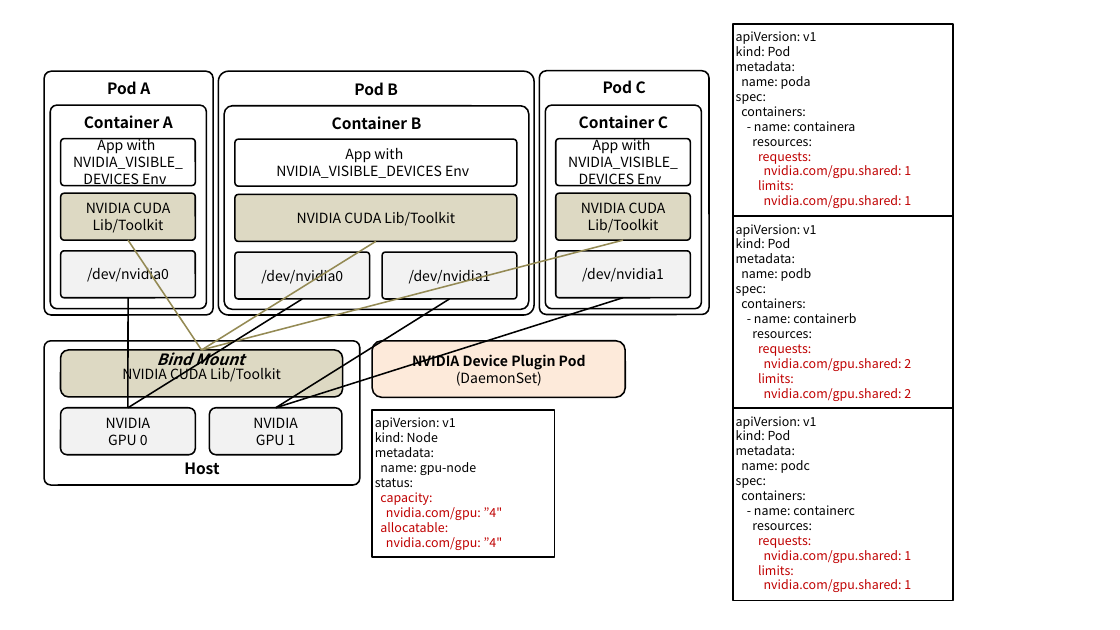
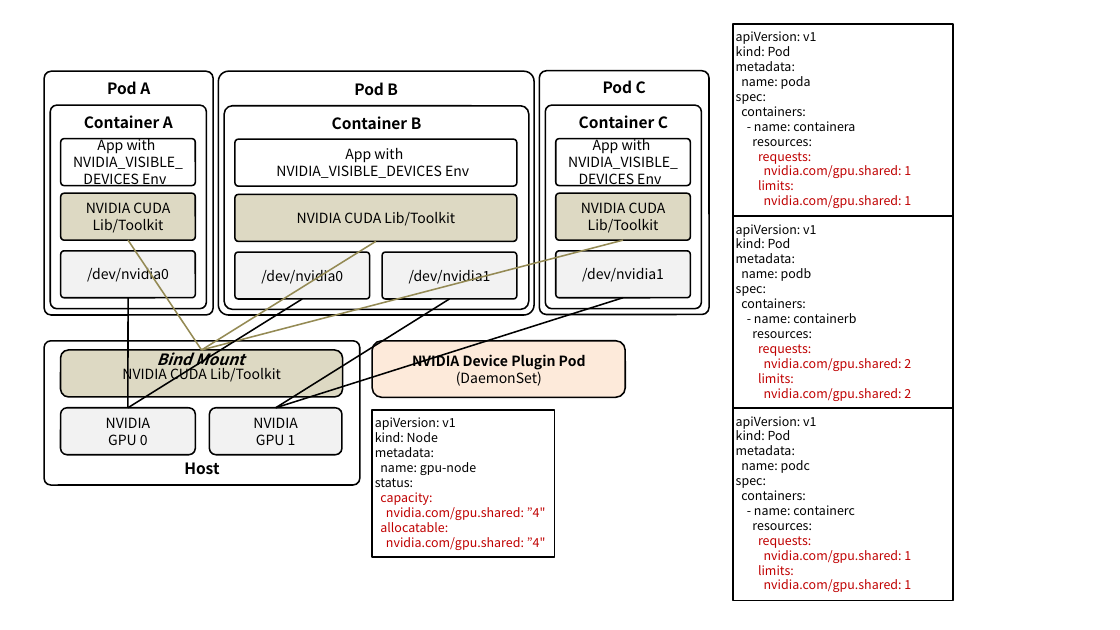
Before and after one commit to ssup2/blog-software, a slide deck: slide 4 of content/docs/theory-analysis/kubernetes-nvidia-device-plugin/images/images.pptx. Drawn at 1120x630 pixels with LibreOffice and Linux fonts; fonts in the diff are those of the drawing. Boxes give left, top, right and bottom in pixels: in the first picture for what was removed or moved away, otherwise in the second. Text is boxed around its words. In the diff, an @@ line names an element or a change of style, - is before the commit and + after.

```diff
--- a/content/docs/theory-analysis/kubernetes-nvidia-device-plugin/images/images.pptx
+++ b/content/docs/theory-analysis/kubernetes-nvidia-device-plugin/images/images.pptx
@@ text in rectangle at [386,504,546,520]: text changed @@
-nvidia.com/gpu: ”4"
+nvidia.com/gpu.shared: ”4"
@@ text in rectangle at [386,537,546,550]: text changed @@
-nvidia.com/gpu: ”4"
+nvidia.com/gpu.shared: ”4"
```
Also in this commit, not shown: 1 other slide changed, 2 other files.
